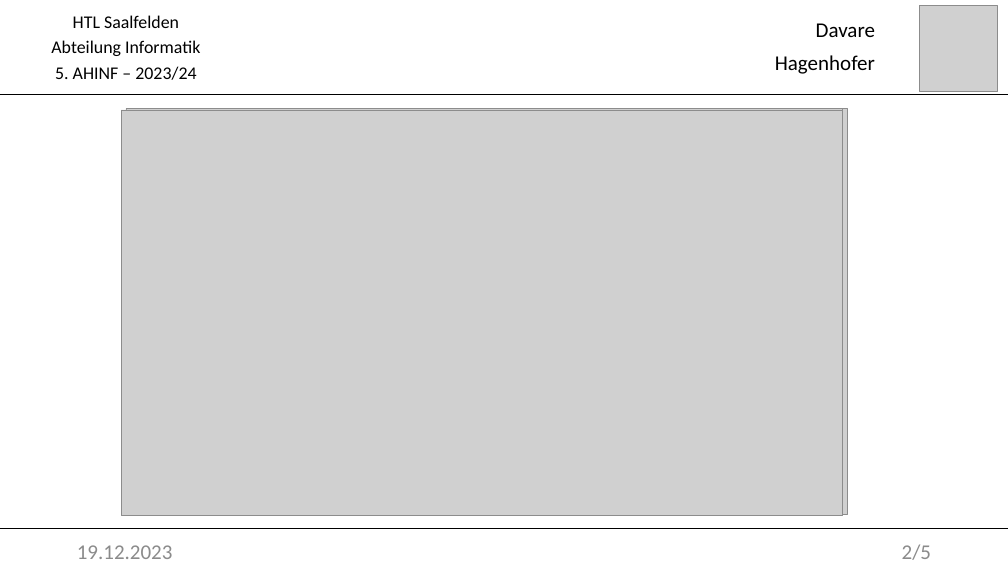
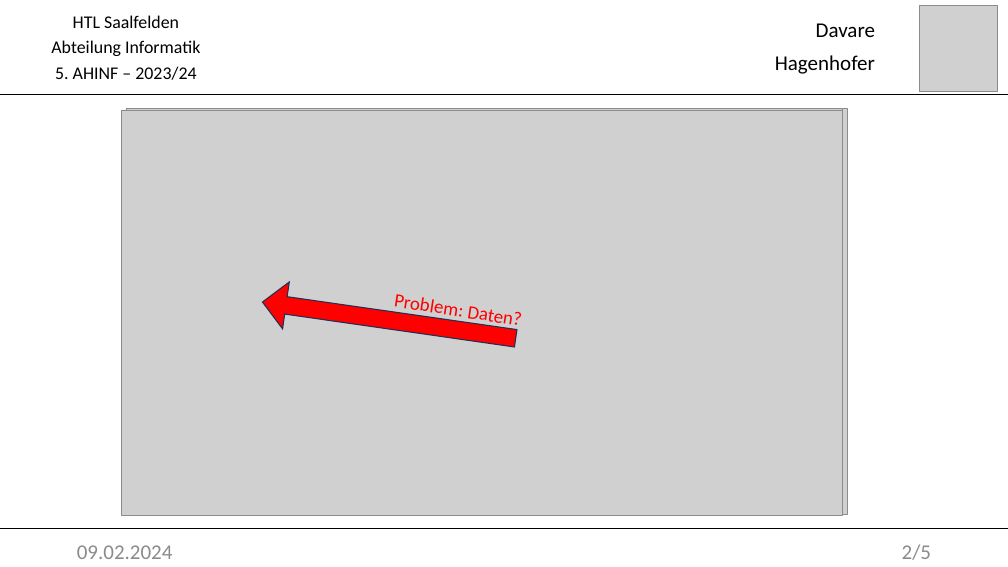
Before and after one commit to DavareDavare/GCM, a slide deck: slide 5 of Praesentation0802.pptx. Drawn at 1008x567 pixels with LibreOffice and Linux fonts; fonts in the diff are those of the drawing; grey boxes stand for pictures. Boxes give left, top, right and bottom in pixels: in the first picture for what was removed or moved away, otherwise in the second. Text is boxed around its words. In the diff, an @@ line names an element or a change of style, - is before the commit and + after.

```diff
--- a/Praesentation0802.pptx
+++ b/Praesentation0802.pptx
@@ left arrow added at [260,279,519,362], fill #FF0000, outline #1E3256 1 pt @@
@@ text added at [394,294,521,329], 18 pt, text #FF0000 @@
+Problem: Daten?
@@ text at [77,545,173,559]: text changed @@
-19.12.2023
+09.02.2024
```
Also in this commit, not shown: 7 other slides changed, 5 slides added, 38 other files.
